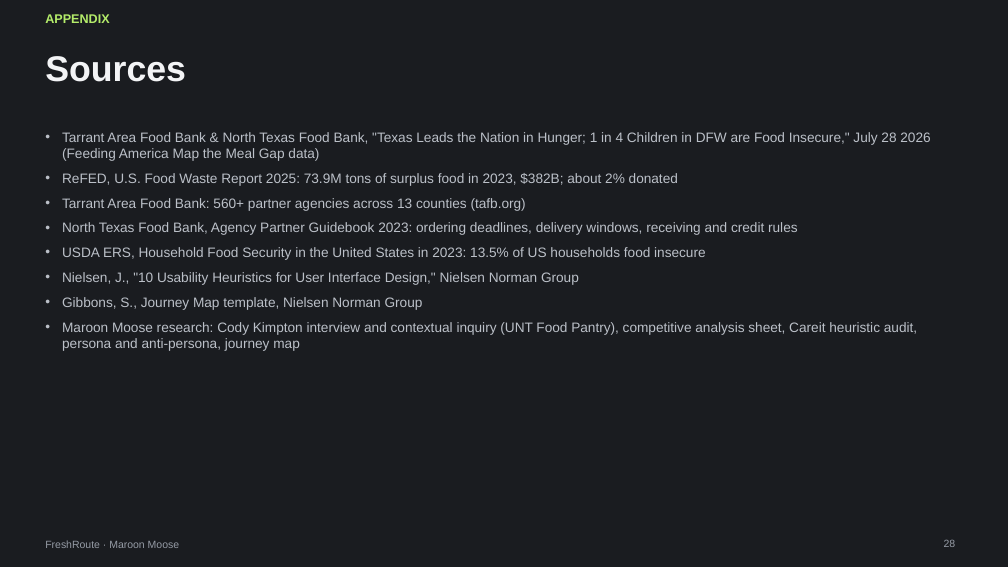
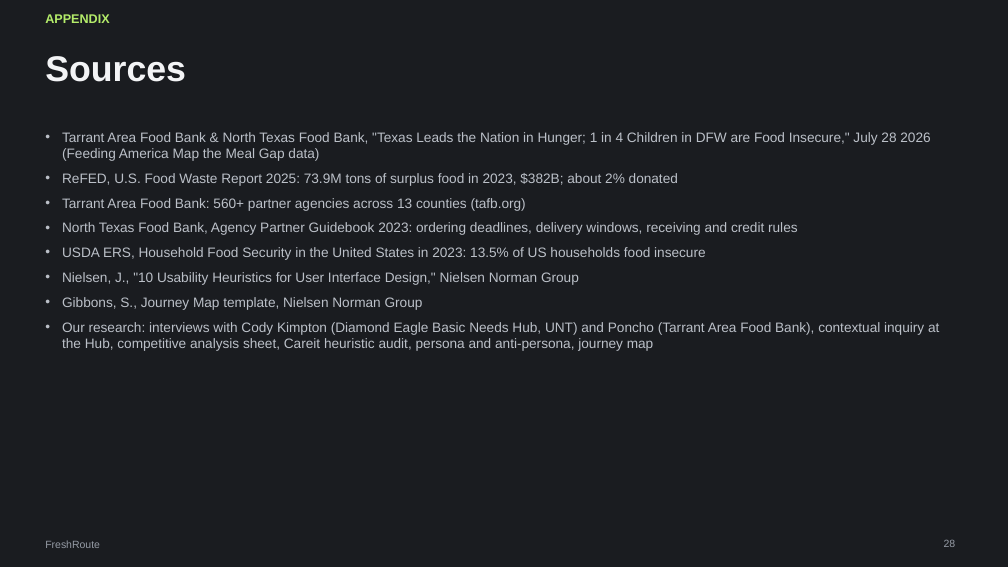
Before and after one commit to ojellyneck44/freshroute, a slide deck: slide 28 of docs/deck/FreshRoute-Final-Presentation.pptx. Drawn at 1008x567 pixels with LibreOffice and Linux fonts; fonts in the diff are those of the drawing. Boxes give left, top, right and bottom in pixels: in the first picture for what was removed or moved away, otherwise in the second. Text is boxed around its words. In the diff, an @@ line names an element or a change of style, - is before the commit and + after.

```diff
--- a/docs/deck/FreshRoute-Final-Presentation.pptx
+++ b/docs/deck/FreshRoute-Final-Presentation.pptx
@@ text at <box>62,322,939,351</box>: text changed @@
-• Maroon Moose research: Cody Kimpton interview and contextual inquiry (UNT Food Pantry), competitive analysis sheet, Careit heuristic audit, persona and anti-persona, journey map
+• Our research: interviews with Cody Kimpton (Diamond Eagle Basic Needs Hub, UNT) and Poncho (Tarrant Area Food Bank), contextual inquiry at the Hub, competitive analysis sheet, Careit heuristic audit, persona and anti-persona, journey map
@@ text at <box>45,540,100,548</box>: text changed @@
-FreshRoute · Maroon Moose
+FreshRoute
```
Also in this commit, not shown: 29 other slides changed, 2 other files.
